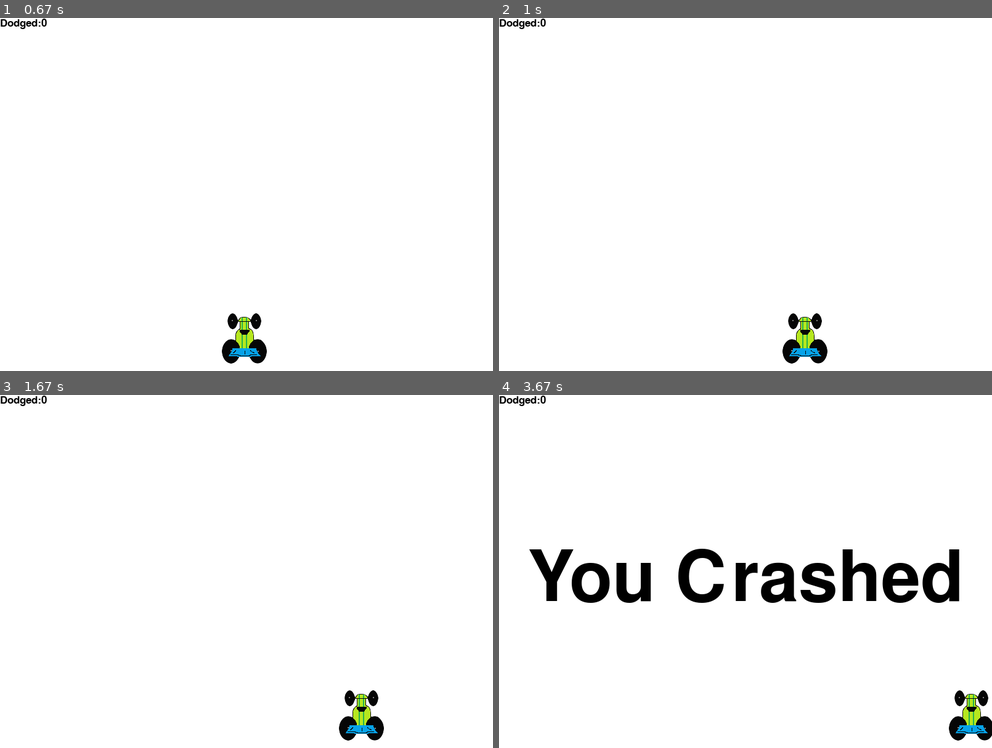
Above: before the commit, frames 1-4 (two rows, left to right).
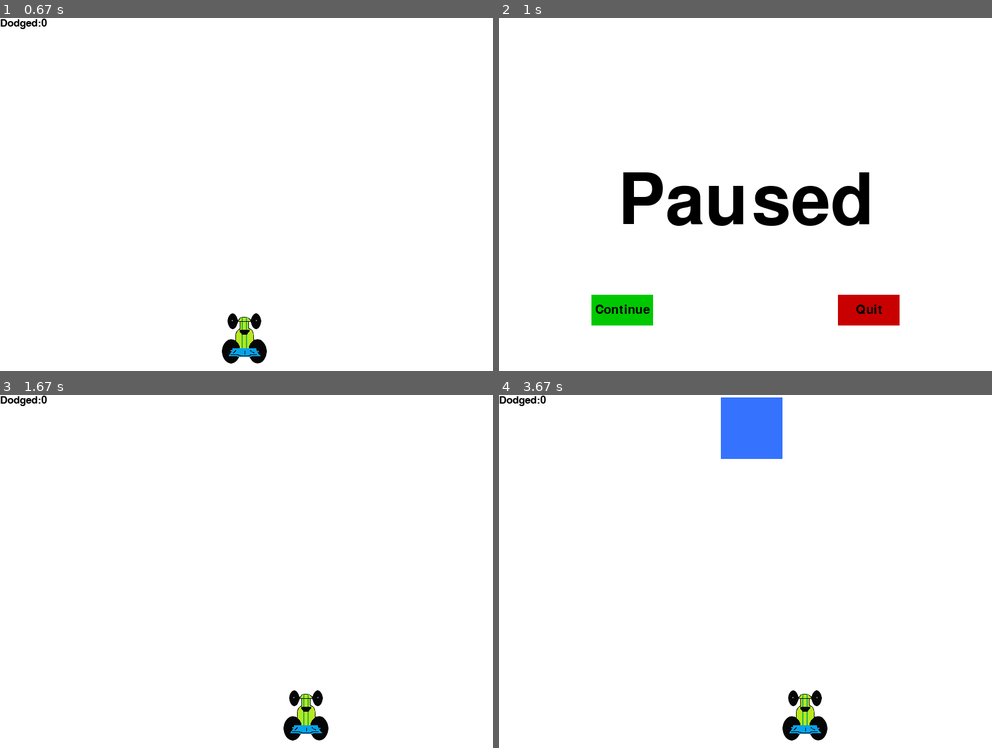
Above: after the commit, the same moments.

Repository: lonkigit/pygameDemo
Game: pygame game, started from study/pygameDemo2.py
The game is run twice, just before and just after one commit, with the same random seed, the same clock (stepped at 60 frames per second) and the same inputs.
Inputs (mouse positions are in pixels of both pictures, inside the frame that each line leads up to):
- Up to frame 1 (0.67 s): click "GO!" at 0.42 s
- Up to frame 2 (1 s): hold P from 0.67 s (still down); hold Right from 0.67 s (still down); move the mouse to (725, 219) at 0.7 s
- Up to frame 3 (1.67 s): release P at 1.13 s; release Right at 1.13 s; click (123, 687) at 1.25 s, where only the run after the commit has a clickable "Continue"; hold Right from 1.5 s (still down); move the mouse to (128, 582) at 1.53 s
- Up to frame 4 (3.67 s): release Right at 1.97 s; hold Right 2-2.47 s; hold Left 2.5-3.03 s; hold Left 3.07-3.47 s; hold Right from 3.5 s (still down)

Frame 1 is identical in both runs. In frame 2, 6.6% of the frame differs, in the area x 0-82%, y 0-98%; in frame 3, 1.7%; in frame 4, 9.3%, in the area x 6-100%, y 0-98%.

Commit message:
implment pause feature

Diff:
--- a/study/pygameDemo2.py
+++ b/study/pygameDemo2.py
@@ -60,6 +60,7 @@
 def crash():
     message_display('You Crashed')
 
+
 def button(msg, x, y, w, h, ic, ac, action=None):
     mouse = pygame.mouse.get_pos()
     click = pygame.mouse.get_pressed()
@@ -78,24 +79,31 @@
     textRect.center = ((x + (w / 2)), (y + (h / 2)))
     gameDisplay.blit(textSurf, textRect)
 
+
+def unpaused():
+    global pause
+    pause = False
+
+
 def paused():
-
-    largeText = pygame.font.Font('freesansbold.ttf', 115)
-    TextSurf, TextRect = text_objects("Paused", largeText)
-    TextRect.center = ((display_width / 2), (display_height / 2))
-    gameDisplay.blit(TextSurf, TextRect)
-
     while pause:
-
         for event in pygame.event.get():
+            # print(event)
             if event.type == pygame.QUIT:
                 quitgame()
 
-        button("GO!", 150, 450, 100, 50, green, bright_green, game_loop)
+        gameDisplay.fill(white)
+        largeText = pygame.font.Font('freesansbold.ttf', 115)
+        TextSurf, TextRect = text_objects("Paused", largeText)
+        TextRect.center = ((display_width / 2), (display_height / 2))
+        gameDisplay.blit(TextSurf, TextRect)
+
+        button("Continue", 150, 450, 100, 50, green, bright_green, unpaused)
         button("Quit", 550, 450, 100, 50, red, bright_red, quitgame)
 
         pygame.display.update()
         clock.tick(15)
+
 
 def game_intro():
     intro = True
@@ -124,8 +132,8 @@
     quit()
 
 
-
 def game_loop():
+    global pause
     x = (display_width * 0.45)
     y = (display_height * 0.8)
 
@@ -151,10 +159,10 @@
                 if event.key == pygame.K_LEFT:
                     x_change = -5
                     print("left---------")
-                elif event.key == pygame.K_RIGHT:
+                if event.key == pygame.K_RIGHT:
                     x_change = 5
                     print("right--------")
-                elif event.key == pygame.K_p:
+                if event.key == pygame.K_p:
                     pause = True
                     paused()
 
